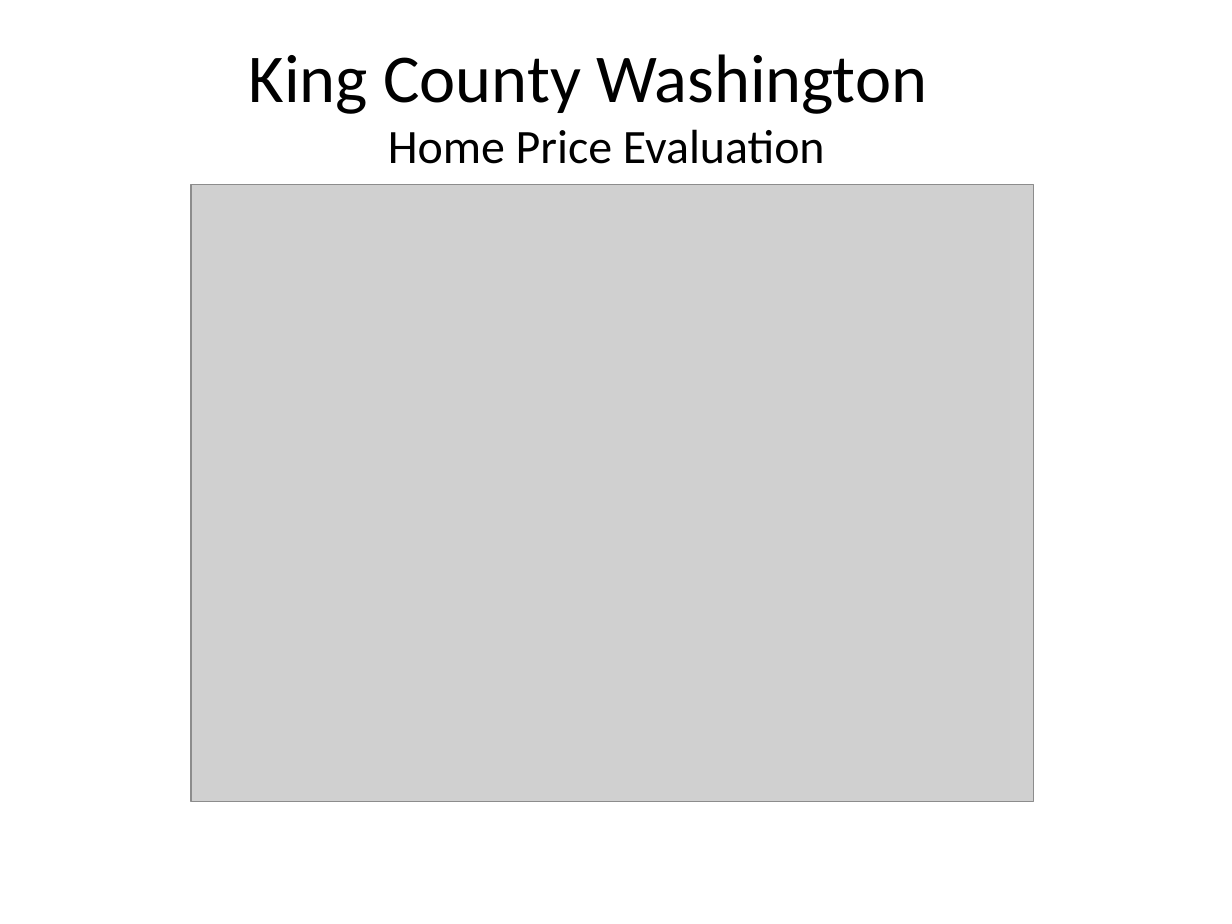
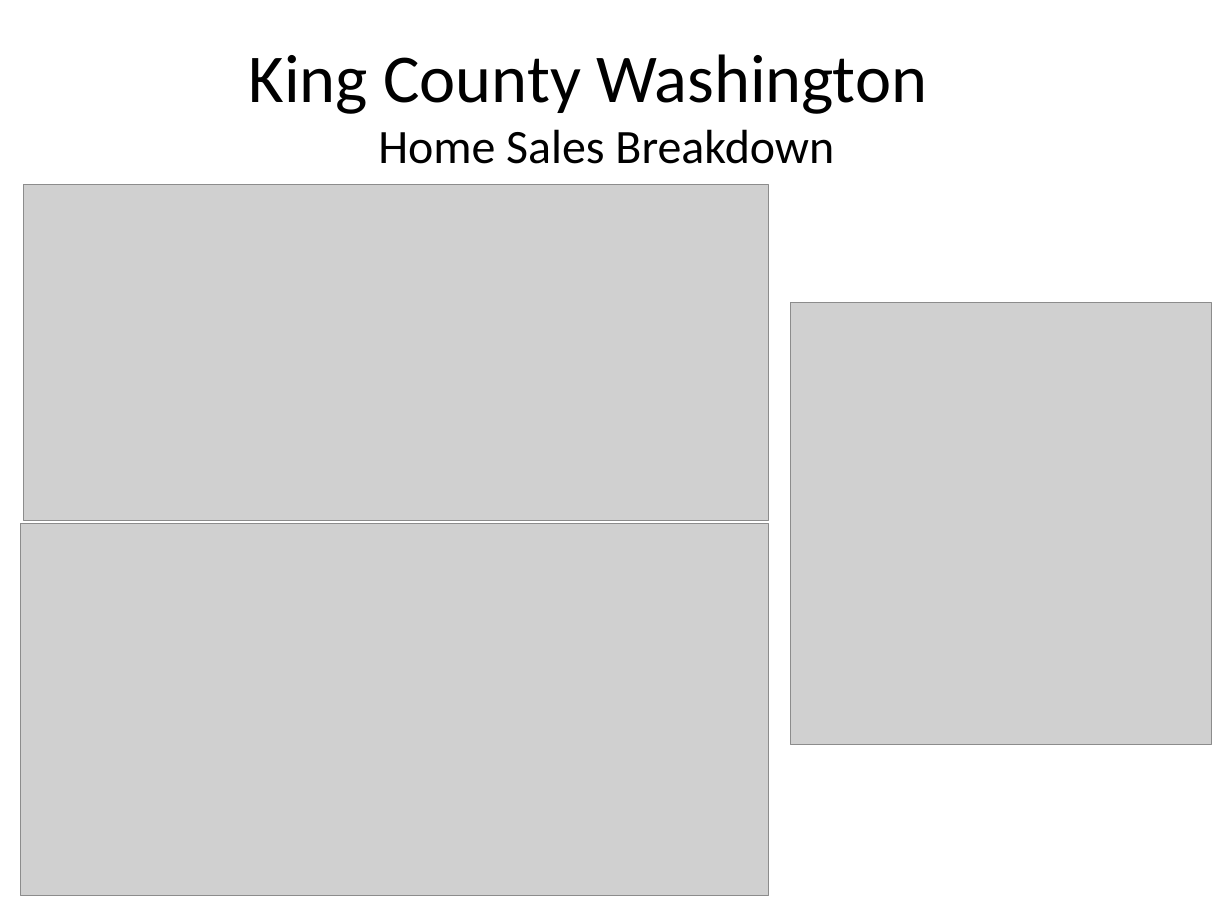
Before and after one commit to josephguy02/Module_1_project, a slide deck: slide 1 of Final_Project_Presentation.pptx. Drawn at 1232x924 pixels with LibreOffice and Linux fonts; fonts in the diff are those of the drawing; grey boxes stand for pictures. Boxes give left, top, right and bottom in pixels: in the first picture for what was removed or moved away, otherwise in the second. Text is boxed around its words. In the diff, an @@ line names an element or a change of style, - is before the commit and + after.

```diff
--- a/Final_Project_Presentation.pptx
+++ b/Final_Project_Presentation.pptx
@@ text at bbox=[378, 129, 834, 164]: text changed @@
-Home Price Evaluation
+Home Sales Breakdown
@@ picture added at bbox=[23, 185, 769, 520] @@
@@ picture: place and size @@
-picture at bbox=[191, 185, 1034, 801]
+picture at bbox=[791, 303, 1212, 745]
@@ picture added at bbox=[21, 524, 769, 896] @@
```
Also in this commit, not shown: 4 slides added, 3 slides removed, 1 other file.
